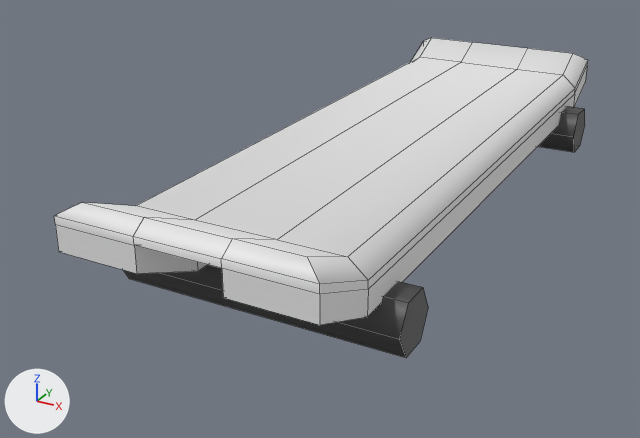
Renders of the FBX model RailRiderUnity/Assets/Models/board.fbx from each side of a commit.
Rendered twice from a 50 mm lens placed at (0.465, -1.054, 0.368), pointed at (-0.061, -0.097, -0.111). Lighting does not change. The marker at lower left points along +X, +Y and +Z. Mesh edges are drawn as thin lines.

The first picture shows 'Board'.
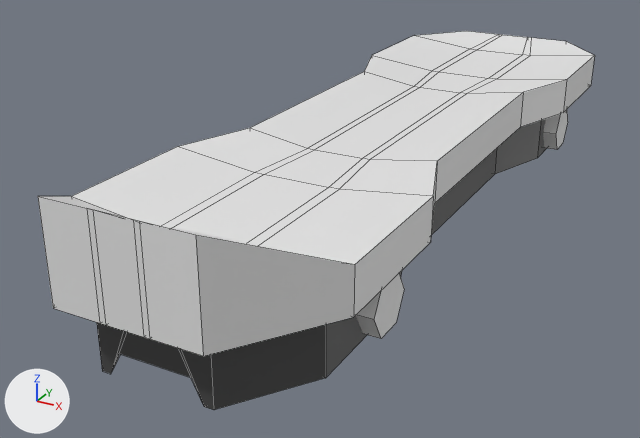
The change, as a diff of the scene's bpy script:
```diff
--- a/RailRiderUnity/Assets/Models/board.fbx.py
+++ b/RailRiderUnity/Assets/Models/board.fbx.py
@@ me_cube @@
 # used by ob_board; location = (0.0, 0.0, 0.0); rotation_euler = (1.571, 0.0, 0.0), in degrees (90, 0, 0); scale = (0.01, 0.01, 0.01)
-me_cube.from_pydata(...)  # 84 vertices, 74 faces; spans x -17.6..17.6, y -11.4..3.3, z -45.6..47.9
+me_cube.from_pydata(...)  # 192 vertices, 170 faces; spans x -16.2..16.2, y -10.7..8.3, z -55.6..52.5
+# me_cube part 1: the loose piece of 60 vertices spanning x -14.9..14.9, y -5.8..3.3, z -45.6..47.9 is rebuilt with 144 vertices and now spans x -16.2..16.2, y -10.7..8.3, z -55.6..52.5
+# me_cube part 2
+# 24 vertices are removed from x -17.6..17.6, y -11.4..-3.8, z -36.0..36.9
+# 16 faces are deleted
+# 16 vertices are added at x -14.9..14.9, y -10.0..-3.7, z -35.1..30.6
+# 16 new vertices lie (0.0, 0.0, 3.6) away from vertices in x -14.9..14.9, y -10.0..-3.7, z -35.1..30.6
+# 8 new vertices lie (0.0, 3.1, 1.8) away from vertices in x -14.9..14.9, y -10.0, z -31.5..34.2
+# 8 new vertices lie (0.0, 3.1, -1.8) away from vertices in x -14.9..14.9, y -10.0, z -35.1..30.6
+# 28 new faces join them, mat_board (white #e7e7e7)
+# me_cube part 3: the surface is now shaded flat
 me_cube.materials.append(mat_board)
@@ ob_board @@
 ob_board.location = (0.0, 0.0, 0.0)
-ob_board.rotation_euler = (1.571, 0.0, 0.0)  # degrees (90, 0, 0)
+ob_board.rotation_euler = (1.571, 0.0, -3.142)  # degrees (90, 0, -180)
 ob_board.scale = (0.01, 0.01, 0.01)
```

Boxes [x1, y1, x2, y2] around the edits, measured in the pictures (640 x 438 px):
'Board', reshaped, turned: before [54, 38, 588, 358]; after [38, 31, 595, 410]
part 1 of me_cube, rebuilt (32% taller): before [54, 38, 588, 325]; after [38, 31, 595, 410]
part 2 of me_cube, built on: before [123, 106, 585, 358]; after [356, 110, 568, 339]
